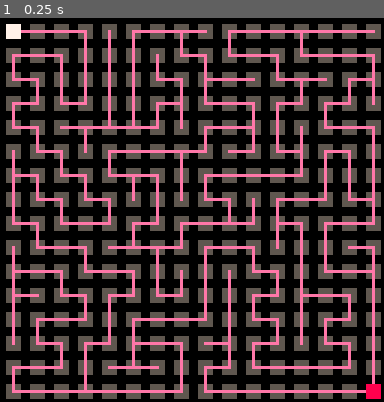
Above: before the commit, frame 1.
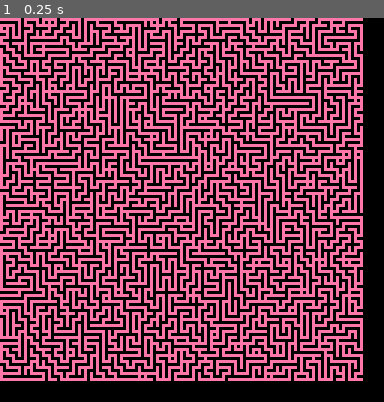
Above: after the commit, the same moment.

Repository: acymbalski/pico8-tech-demos
Game: PICO-8 cartridge carts/mazegen.p8
Same seed, same stepped clock (60 frames per second), same inputs: the game is played once before the commit and once after it.
Inputs:
- Up to frame 1 (0.25 s): no input

The runs differ from the first frame. In frame 1, 58% of the frame differs, in the area x 0-100%, y 0-100%.

Commit message:
Update draw function, allow loops

Diff:
--- a/carts/mazegen.p8
+++ b/carts/mazegen.p8
@@ -3,12 +3,10 @@
 __lua__
 
 maze = {}
-maze.w = 15
-maze.h = 15
+maze.w = 60
+maze.h = 60
 maze.cells = {}
-maze.color = 5
-maze.cellsize = 8
-colstep = 14
+maze.color = 14
 
 -- called by program to initialize variables
 function _init()
@@ -20,36 +18,26 @@
             c.x = i
             c.y = j
             c.seen = 0
+            c.neighbors = {}
             maze.cells[i][j] = c
         end
     end
 
     cls()
 
-    -- draw (just once!)
+    genstep(maze.cells[0][0])
+
     cs = maze.cellsize
     for x = 0, maze.w do
         for y = 0, maze.h do
-            rectfill(x * cs + (cs / 4), y * cs + (cs / 4),
-                    (x + 1) * cs - (cs / 4), (y + 1) * cs - (cs / 4),
+            for n in all(maze.cells[x][y].neighbors) do
+
+                line(x * 2, y * 2,
+                    n.x * 2, n.y * 2,
                     maze.color)
+            end
         end
     end
-
-    genstep(maze.cells[0][0])
-
-
-    x = 0
-    y = 0
-    rectfill(x * cs + (cs / 4), y * cs + (cs / 4),
-            (x + 1) * cs - (cs / 4), (y + 1) * cs - (cs / 4),
-            maze.color + 2)
-
-    x = maze.w
-    y = maze.h
-    rectfill(x * cs + (cs / 4), y * cs + (cs / 4),
-            (x + 1) * cs - (cs / 4), (y + 1) * cs - (cs / 4),
-            maze.color + 3)
 
 end
 
@@ -102,15 +90,9 @@
         -- choose one
         local nextn = rnd(n)
         -- it may be that this neighbor has since been seen - check again
-        if nextn.seen == 0 then
+        if nextn.seen == 0 or flr(rnd(20)) == 1 then
             -- remove wall between cell and neighbor
-            -- (in this example, draw a line)
-            line(cell.x * cs + cs / 2, cell.y * cs + cs / 2,
-                nextn.x * cs + cs / 2, nextn.y * cs + cs / 2,
-                colstep)
-            -- colstep = colstep + 1
-            -- if colstep > 15 then colstep = 0 end
-
+            add(maze.cells[cell.x][cell.y].neighbors, nextn)
             -- invoke this function for neighbor
             genstep(nextn)
         end
